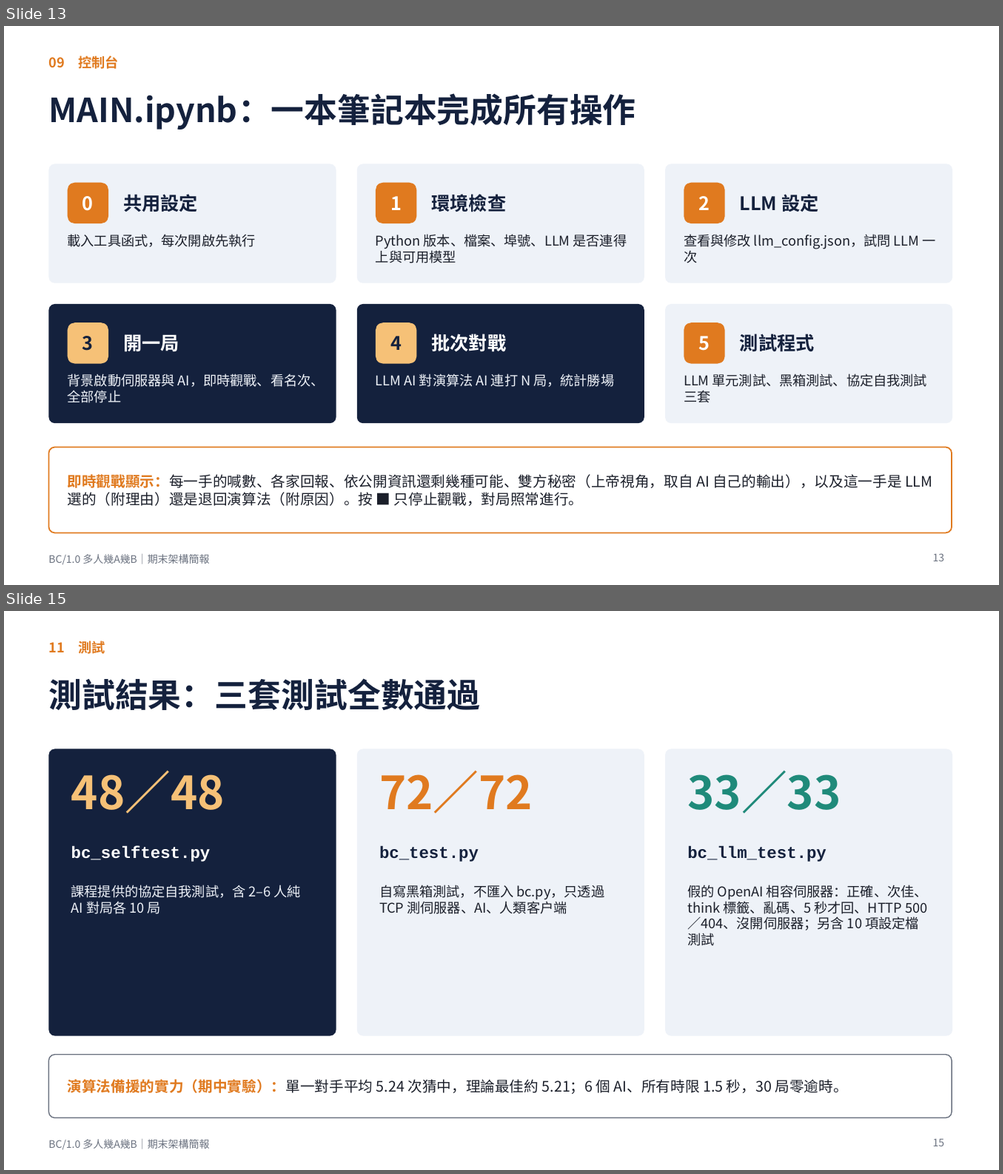
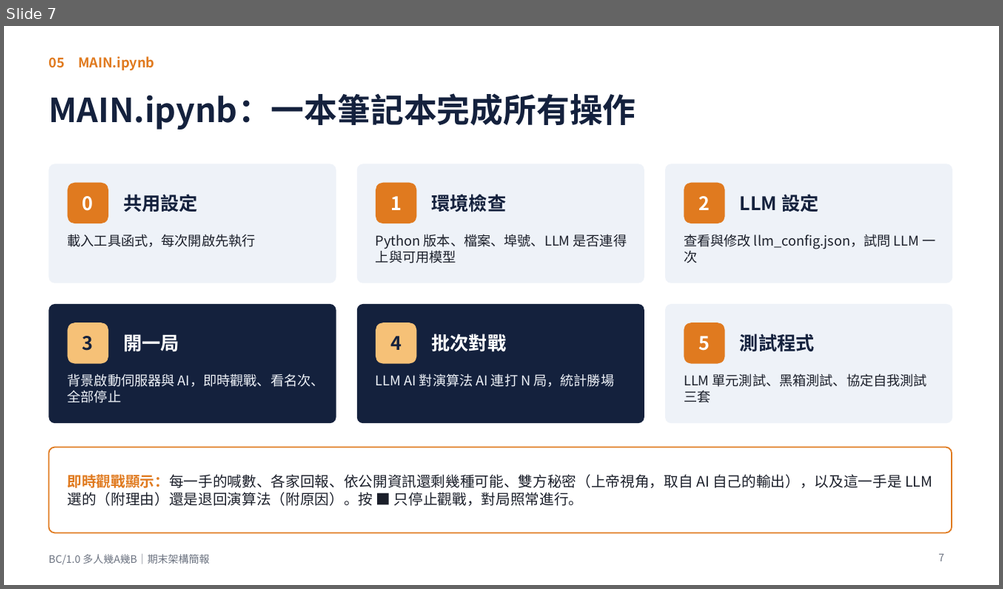
Before and after one commit to TAIWAN-ET/web_application2026_project, a slide deck: slides/期末架構簡報.pptx. Shown one above the other, each under a label of ours: slides 13 and 15 before the commit, slide 7 after it; the slides between them are not shown. The pictures are 1003x1174 and 1003x589 pixels, drawn with LibreOffice and Linux fonts; fonts in the diff are those of the drawing. Boxes give left, top, right and bottom in pixels: in the first picture for what was removed or moved away, otherwise in the second. Text is boxed around its words. In the diff, an @@ line names an element or a change of style, - is before the commit and + after.

```diff
--- a/slides/期末架構簡報.pptx
+++ b/slides/期末架構簡報.pptx
@@ slide 15 removed at <box>4,611,999,1170</box>, background #FFFFFF; not listed: 1 template element that a slide beside it also shows @@
@@ text removed at <box>48,641,105,654</box> @@
-11 測試
@@ title removed at <box>48,678,480,710</box> @@
-測試結果：三套測試全數通過
@@ rounded rectangle removed at <box>48,749,336,1037</box> @@
@@ rounded rectangle removed at <box>357,749,644,1037</box> @@
@@ rounded rectangle removed at <box>665,749,952,1037</box> @@
@@ text removed at <box>71,770,225,814</box> @@
-48／48
@@ text removed at <box>379,770,532,814</box> @@
-72／72
@@ text removed at <box>687,770,840,814</box> @@
-33／33
@@ text removed at <box>71,846,210,862</box> @@
-bc_selftest.py
@@ text removed at <box>379,846,478,862</box> @@
-bc_test.py
@@ text removed at <box>687,846,826,862</box> @@
-bc_llm_test.py
@@ text removed at <box>71,885,301,914</box> @@
-課程提供的協定自我測試，含 2–6 人純 AI 對局各 10 局
@@ text removed at <box>379,885,604,914</box> @@
-自寫黑箱測試，不匯入 bc.py，只透過 TCP 測伺服器、AI、人類客戶端
@@ text removed at <box>687,885,928,946</box> @@
-假的 OpenAI 相容伺服器：正確、次佳、think 標籤、亂碼、5 秒才回、HTTP 500／404、沒開伺服器；另含 10 項設定檔測試
@@ rounded rectangle removed at <box>48,1055,951,1119</box> @@
@@ text removed at <box>68,1079,848,1094</box> @@
-演算法備援的實力（期中實驗）：單一對手平均 5.24 次猜中，理論最佳約 5.21；6 個 AI、所有時限 1.5 秒，30 局零逾時。
@@ page number removed at <box>933,1139,945,1147</box> @@
-15
@@ what was slide 13 is now slide 7 @@
@@ slide 7 changed as well @@
@@ text at <box>48,56,154,70</box>: text changed @@
-09 控制台
+05 MAIN.ipynb
@@ page number at <box>938,554,944,562</box>: text changed @@
-13
+7
```
Also in this commit, not shown: 5 other slides changed, 2 slides added, 8 other slides removed, 2 other files.
